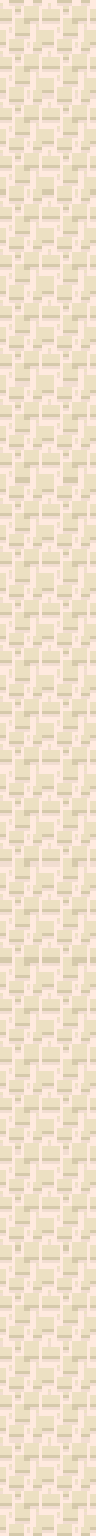
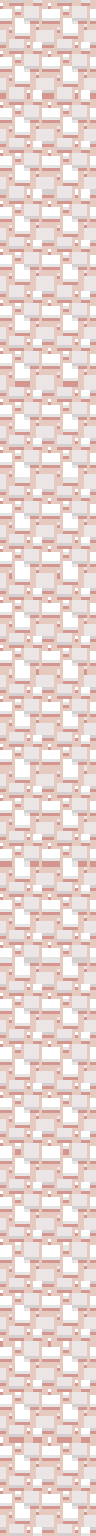
Layered file, before and after one edit (96x1536). Changes by layer:
renamed "Layer #2" to "Layer #3", opacity 9% → 10%, painted on it over [0, 0, 96, 1536]
renamed "Layer #1" to "Layer #2", opacity 6% → 10%, painted on it over [0, 0, 96, 1536]
renamed "Layer" to "Layer #1", showed it, opacity 100% → 25%, painted on it over [0, 0, 96, 1536]
renamed "Layer #7" to "Layer", opacity 9% → 25%, moved it above "lava_flow.png", painted on it over [0, 0, 96, 1536]
removed layer "Layer #6" (was 8%) over [0, 0, 96, 1536]
removed layer "Layer #5" (was 4%) over [0, 0, 96, 1536]
removed layer "Layer #4" (was 12%) over [0, 0, 96, 1536]
removed layer "Layer #3" (was 9%) over [0, 0, 96, 1536]
